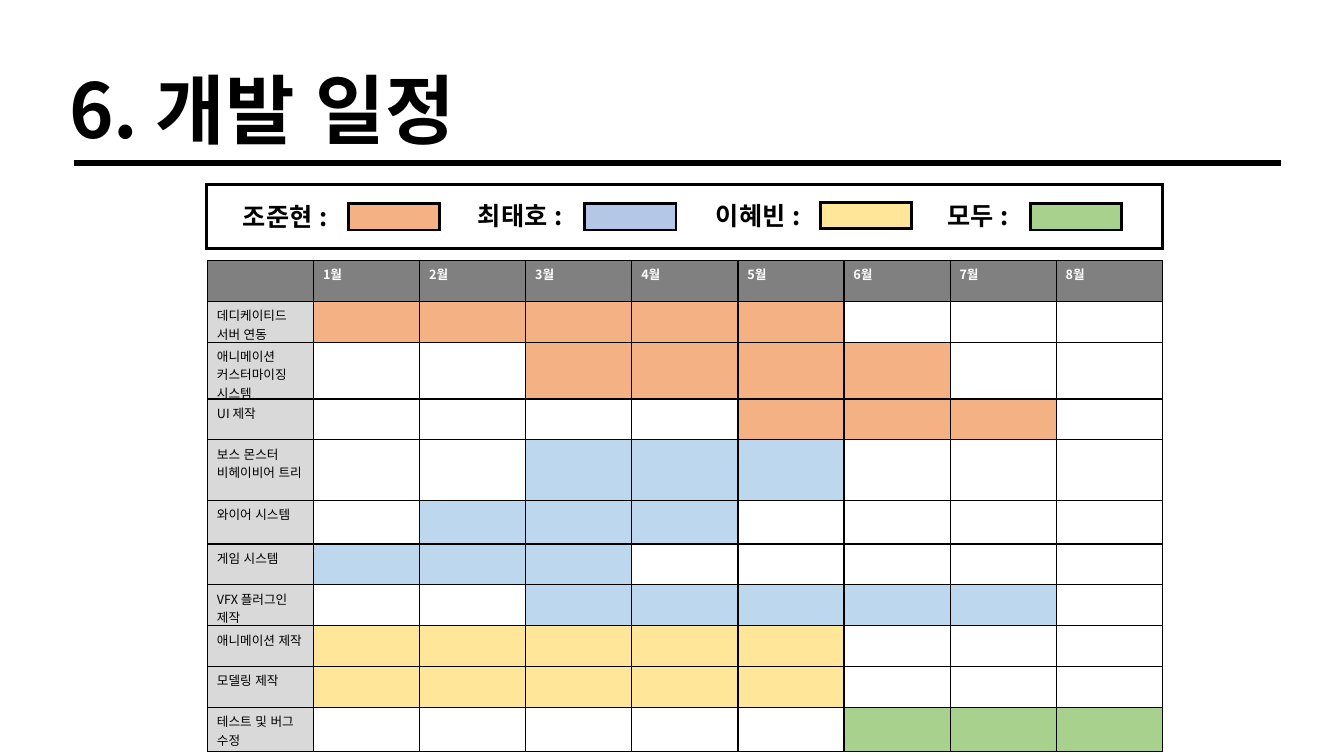
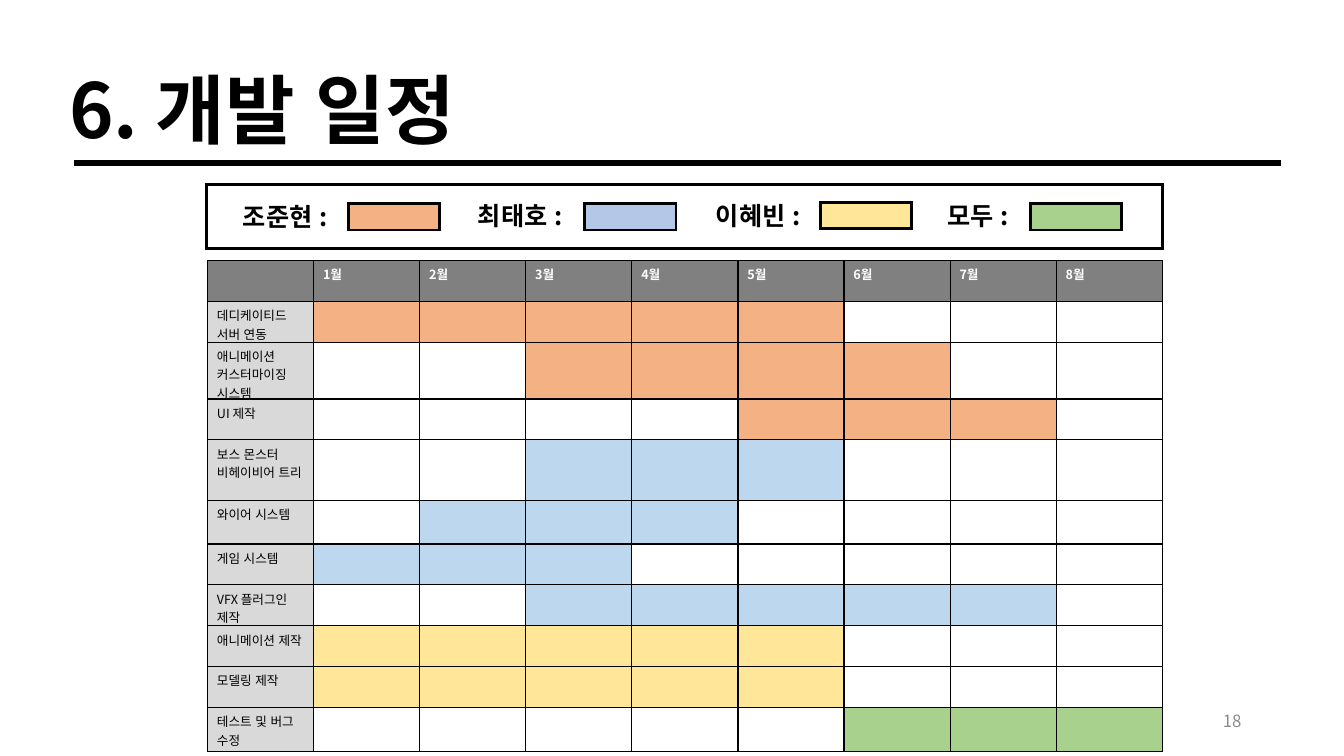
Before and after one commit to taeho-choi/wire-hunter, a slide deck: slide 18 of 문서/기획/기획발표자료.pptx (slide 17 before the commit). Drawn at 1344x756 pixels with LibreOffice and Linux fonts; fonts in the diff are those of the drawing. Boxes give left, top, right and bottom in pixels: in the first picture for what was removed or moved away, otherwise in the second. Text is boxed around its words. In the diff, an @@ line names an element or a change of style, - is before the commit and + after.

```diff
--- a/문서/기획/기획발표자료.pptx
+++ b/문서/기획/기획발표자료.pptx
@@ page number added at [1223,714,1242,727], 12 pt, text #8C8C8C @@
+18
```
Also in this commit, not shown: 16 other slides changed, 1 slide added.
